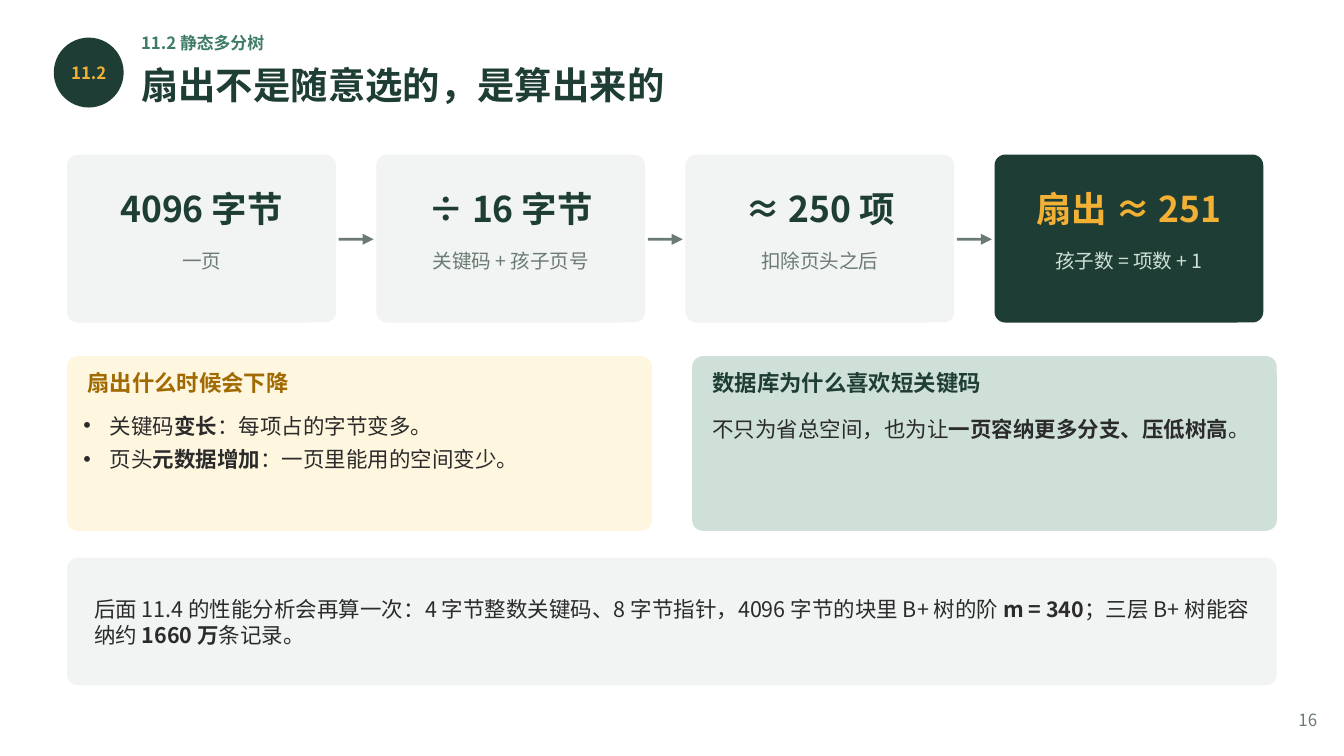
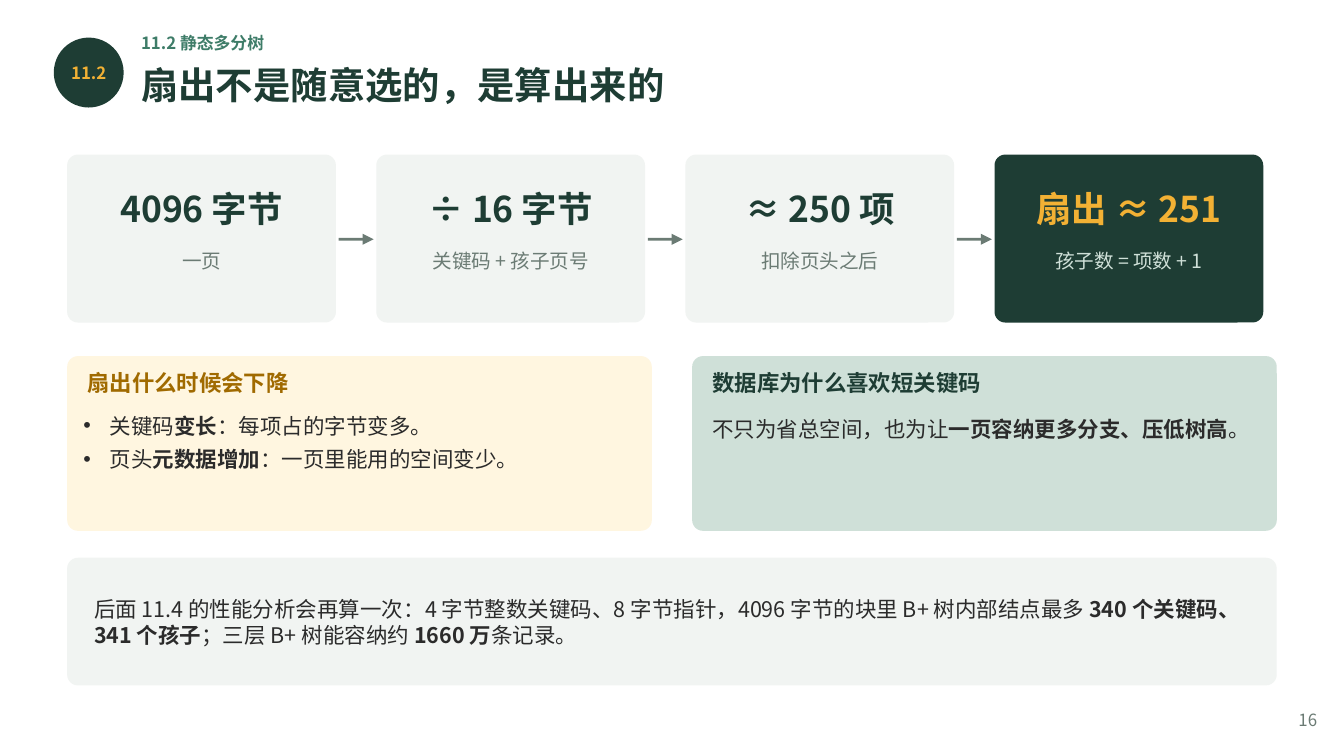
Before and after one commit to GMyhf/2026fall-cs201, a slide deck: slide 16 of courseware/202609_DSA_11_Index.pptx. Drawn at 1344x756 pixels with LibreOffice and Linux fonts; fonts in the diff are those of the drawing. Boxes give left, top, right and bottom in pixels: in the first picture for what was removed or moved away, otherwise in the second. Text is boxed around its words. In the diff, an @@ line names an element or a change of style, - is before the commit and + after.

```diff
--- a/courseware/202609_DSA_11_Index.pptx
+++ b/courseware/202609_DSA_11_Index.pptx
@@ text at [94, 599, 1239, 646]: text changed @@
-后面 11.4 的性能分析会再算一次：4 字节整数关键码、8 字节指针，4096 字节的块里 B+ 树的阶 m = 340；三层 B+ 树能容纳约 1660 万条记录。
+后面 11.4 的性能分析会再算一次：4 字节整数关键码、8 字节指针，4096 字节的块里 B+ 树内部结点最多 340 个关键码、341 个孩子；三层 B+ 树能容纳约 1660 万条记录。
```
Also in this commit, not shown: 2 other slides changed, 26 other files.
